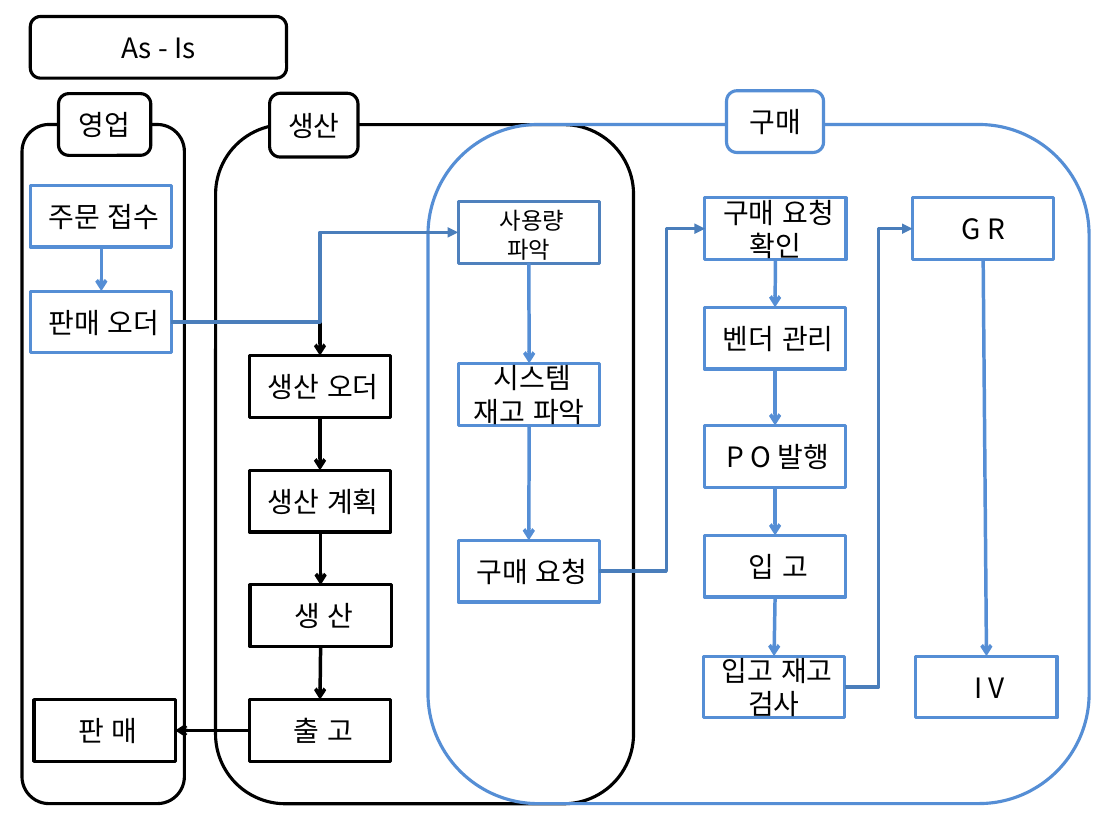
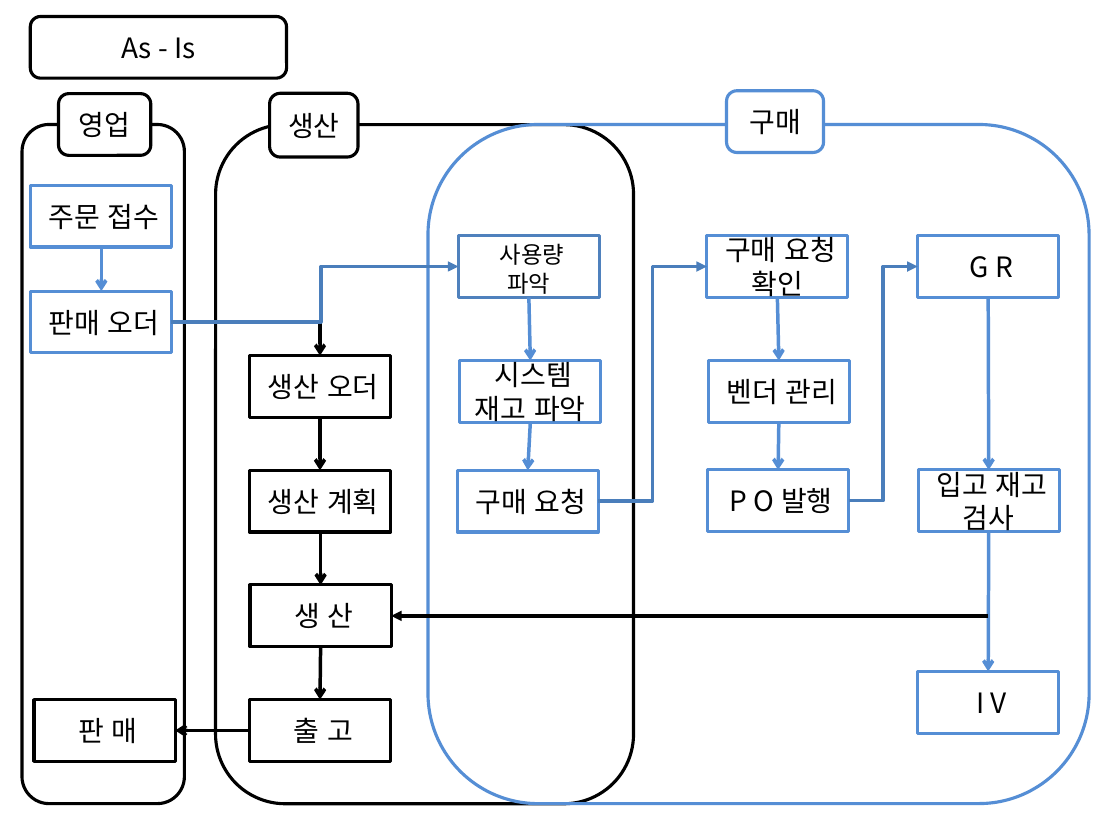
Before and after one commit to naniboy0923/SAP_Project, a slide deck: slide 2 of Document/process.pptx. Drawn at 1120x840 pixels with LibreOffice and Linux fonts; fonts in the diff are those of the drawing. Boxes give left, top, right and bottom in pixels: in the first picture for what was removed or moved away, otherwise in the second. Text is boxed around its words. In the diff, an @@ line names an element or a change of style, - is before the commit and + after.

```diff
--- a/Document/process.pptx
+++ b/Document/process.pptx
@@ rectangle "사용량 파악": place and size @@
-rectangle "사용량 파악" at box(458, 202, 599, 263)
+rectangle "사용량 파악" at box(458, 235, 599, 297)
@@ rectangle "구매 요청 확인": place and size @@
-rectangle "구매 요청 확인" at box(704, 198, 846, 260)
+rectangle "구매 요청 확인" at box(707, 235, 848, 297)
@@ rectangle "G R": place and size @@
-rectangle "G R" at box(913, 198, 1054, 260)
+rectangle "G R" at box(917, 235, 1058, 297)
@@ elbow arrow moved from (171, 321) - (458, 233) to (171, 321) - (458, 267) @@
@@ elbow arrow moved from (599, 571) - (704, 228) to (598, 501) - (707, 267) @@
@@ elbow arrow moved from (844, 687) - (913, 228) to (849, 501) - (917, 267) @@
@@ arrow moved from (529, 263) - (530, 363) to (529, 298) - (531, 361) @@
@@ arrow moved from (775, 260) - (775, 307) to (777, 298) - (778, 361) @@
@@ arrow moved from (775, 597) - (774, 656) to (988, 298) - (989, 470) @@
@@ rectangle "벤더 관리": place and size @@
-rectangle "벤더 관리" at box(704, 307, 846, 368)
+rectangle "벤더 관리" at box(708, 361, 849, 422)
@@ arrow moved from (530, 426) - (529, 540) to (531, 422) - (528, 470) @@
@@ arrow moved from (775, 368) - (775, 426) to (778, 422) - (778, 470) @@
@@ rectangle "구매 요청": place and size @@
-rectangle "구매 요청" at box(458, 540, 599, 601)
+rectangle "구매 요청" at box(457, 470, 598, 532)
@@ rectangle "P O 발행": place and size @@
-rectangle "P O 발행" at box(704, 426, 846, 487)
+rectangle "P O 발행" at box(708, 470, 849, 532)
@@ rectangle "입고 재고 검사": place and size @@
-rectangle "입고 재고 검사" at box(703, 656, 844, 718)
+rectangle "입고 재고 검사" at box(918, 470, 1060, 532)
@@ arrow removed from (775, 487) to (775, 535) @@
@@ rectangle removed at box(704, 535, 846, 597) @@
-입 고
@@ arrow moved from (983, 260) - (987, 656) to (989, 532) - (988, 671) @@
@@ arrow added from (988, 616) to (391, 616), #000000 2.25 pt @@
@@ rectangle "I V": place and size @@
-rectangle "I V" at box(916, 656, 1057, 718)
+rectangle "I V" at box(917, 671, 1058, 732)
```
